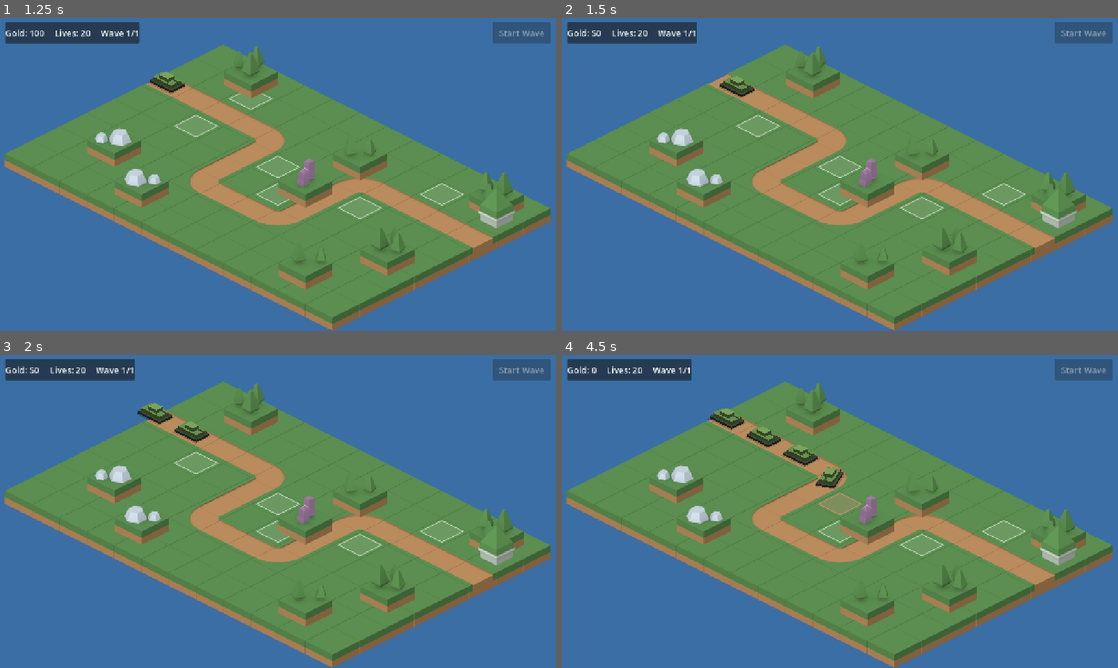
Above: before the commit, frames 1-4 (two rows, left to right).
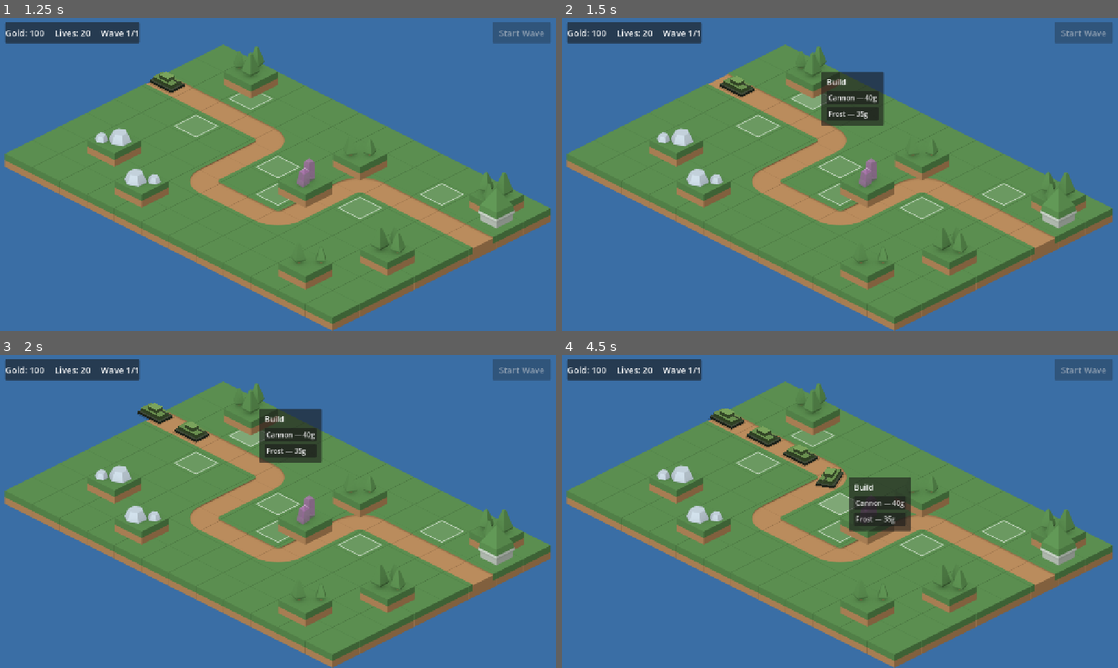
Above: after the commit, the same moments.

Repository: ldimitrov/tankbusters
Game: Godot game, scene res://scenes/main/main.tscn
Same seed, same stepped clock (60 frames per second), same inputs: the game is played once before the commit and once after it.
Inputs (mouse positions are in pixels of both pictures, inside the frame that each line leads up to):
- Up to frame 1 (1.25 s): click "Start Wave" at 0.5 s
- Up to frame 2 (1.5 s): move the mouse to (812, 99) at 1.27 s; click (812, 99) at 1.42 s
- Up to frame 3 (2 s): no input
- Up to frame 4 (4.5 s): click (851, 433) at 2 s, where only the run after the commit has a clickable "Cannon — 40g"; move the mouse to (756, 464) at 2.77 s; click (756, 464) at 2.92 s; click (795, 461) at 3.5 s, where only the run after the commit has a clickable "Cannon — 40g"; move the mouse to (840, 505) at 4.27 s; click (840, 505) at 4.42 s

Frame 1 is identical in both runs. In frame 2, 2.4% of the frame differs, in the area x 5-58%, y 1-35%; in frame 3, 2.4%; in frame 4, 2.6%, in the area x 5-63%, y 1-57%.
Error before the commit: Invalid access to property or key 'tiers' on a base object of type 'Nil'. (res://scenes/turrets/turret.gd:35)

Commit message:
feat: build/upgrade/sell menu on build spots

Diff:
--- a/scenes/main/main.gd
+++ b/scenes/main/main.gd
@@ -8,6 +8,12 @@
 const TURRET_SCENE := preload("res://scenes/turrets/turret.tscn")
 const BUILD_SPOT_SCENE := preload("res://scenes/turrets/build_spot.tscn")
 const EXPLOSION_SCENE := preload("res://scenes/fx/explosion.tscn")
+
+## The buildable turret families. Adding a third = one .tres + one line here.
+const TURRET_TYPES := {
+	"cannon": preload("res://resources/turrets/cannon.tres"),
+	"frost": preload("res://resources/turrets/frost.tres"),
+}
 
 const TILE_DIR := "res://assets/kenney/PNG/Landscape/"
 const DETAIL_DIR := "res://assets/kenney/PNG/Details/"
@@ -51,7 +57,6 @@
 ## The HQ the tanks are trying to reach, next to the road exit.
 const BASE_CELL := Vector2i(11, 1)
 
-const TURRET_COST := 50
 const WAVE_SIZE := 10
 const SPAWN_INTERVAL := 1.1
 
@@ -65,6 +70,8 @@
 var _wave_running := false
 var _game_ended := false
 var _tanks_remaining := 0
+## The spot whose menu is currently open (null when the menu is closed).
+var _menu_spot: Area2D = null
 
 
 func _ready() -> void:
@@ -76,6 +83,8 @@
 	_place_base()
 
 	hud.start_wave_pressed.connect(start_wave)
+	hud.build_menu.option_selected.connect(_on_menu_option)
+	hud.build_menu.closed.connect(_on_menu_closed)
 	GameState.lives_changed.connect(_on_lives_changed)
 
 	_handle_debug_args()
@@ -184,7 +193,7 @@
 	for cell in BUILD_CELLS:
 		var spot := BUILD_SPOT_SCENE.instantiate()
 		spot.position = Iso.cell_to_world(cell)
-		spot.build_requested.connect(_on_build_requested)
+		spot.clicked.connect(_on_spot_clicked)
 		markers.add_child(spot)
 
 
@@ -198,11 +207,74 @@
 
 ## ---------- Gameplay ----------
 
-func _on_build_requested(spot: Area2D) -> void:
-	if not GameState.spend(TURRET_COST):
+## Clicking a spot opens a context menu: build options when empty,
+## upgrade/sell when occupied. The menu is dumb; the decisions live here.
+func _on_spot_clicked(spot: Area2D) -> void:
+	_menu_spot = spot
+	var options := []
+	var title: String
+	if spot.turret == null:
+		title = "Build"
+		for id in TURRET_TYPES:
+			var data: TurretData = TURRET_TYPES[id]
+			var cost: int = data.tiers[0].cost
+			options.append({
+				"id": "build:" + id,
+				"label": "%s — %dg" % [data.display_name, cost],
+				"enabled": GameState.can_afford(cost),
+			})
+	else:
+		var turret: Turret = spot.turret
+		title = "%s (level %d)" % [turret.data.display_name, turret.tier_index + 1]
+		turret.show_range = true
+		if turret.can_upgrade():
+			options.append({
+				"id": "upgrade",
+				"label": "Upgrade — %dg" % turret.upgrade_cost(),
+				"enabled": GameState.can_afford(turret.upgrade_cost()),
+			})
+		else:
+			options.append({"id": "upgrade", "label": "Max level", "enabled": false})
+		options.append({
+			"id": "sell",
+			"label": "Sell — +%dg" % turret.sell_value(),
+			"enabled": true,
+		})
+	# The spot lives in the scaled world; the menu lives on the screen.
+	# This transform converts between the two spaces.
+	var screen_pos := spot.get_global_transform_with_canvas().origin
+	hud.build_menu.open(screen_pos, title, options)
+
+
+func _on_menu_option(id: String) -> void:
+	var spot := _menu_spot
+	if spot == null:
+		return
+	if id.begins_with("build:"):
+		_build_turret(spot, id.trim_prefix("build:"))
+	elif id == "upgrade" and spot.turret != null:
+		if GameState.spend(spot.turret.upgrade_cost()):
+			spot.turret.upgrade()
+	elif id == "sell" and spot.turret != null:
+		GameState.earn(spot.turret.sell_value())
+		spot.turret.queue_free()
+		spot.turret = null
+		spot.queue_redraw()
+
+
+func _on_menu_closed() -> void:
+	if _menu_spot != null and _menu_spot.turret != null:
+		_menu_spot.turret.show_range = false
+	_menu_spot = null
+
+
+func _build_turret(spot: Area2D, type_id: String) -> void:
+	var data: TurretData = TURRET_TYPES[type_id]
+	if not GameState.spend(data.tiers[0].cost):
 		spot.flash_denied()
 		return
 	var turret := TURRET_SCENE.instantiate()
+	turret.data = data
 	turret.position = spot.position  # Markers and Objects share the same origin
 	objects.add_child(turret)
 	spot.turret = turret
@@ -267,9 +339,18 @@
 func _handle_debug_args() -> void:
 	var args := OS.get_cmdline_user_args()
 	if "--autobuild" in args:
-		GameState.earn(TURRET_COST * markers.get_child_count())
-		for spot in markers.get_children():
-			_on_build_requested(spot)
+		GameState.earn(2000)
+		var type_ids := TURRET_TYPES.keys()
+		var spots := markers.get_children()
+		for i in spots.size():
+			_build_turret(spots[i], type_ids[i % type_ids.size()])
+		# Exercise the upgrade and sell paths too.
+		spots[0].turret.upgrade()
+		spots[0].turret.upgrade()
+		spots[1].turret.upgrade()
+		GameState.earn(spots[5].turret.sell_value())
+		spots[5].turret.queue_free()
+		spots[5].turret = null
 	if "--autostart" in args:
 		start_wave()
 	for arg in args:
--- a/scenes/turrets/build_spot.gd
+++ b/scenes/turrets/build_spot.gd
@@ -3,12 +3,12 @@
 ## interactive region": its CollisionPolygon2D (a diamond matching the tile
 ## top) gives us mouse_entered / mouse_exited / input_event signals for free.
 ##
-## Note it does NOT build the turret itself — it just asks. Main decides,
-## because Main owns the money check and the scene layers. Keeping nodes
-## ignorant of their surroundings ("signal up, call down") is the core Godot
-## architecture habit.
+## Note it does NOT build/upgrade/sell anything itself — it just reports the
+## click. Main decides, because Main owns the money and the scene layers.
+## Keeping nodes ignorant of their surroundings ("signal up, call down") is
+## the core Godot architecture habit.
 
-signal build_requested(spot: Area2D)
+signal clicked(spot: Area2D)
 
 var turret: Turret = null
 var _hovered := false
@@ -30,9 +30,8 @@
 func _input_event(_viewport: Viewport, event: InputEvent, _shape_idx: int) -> void:
 	if event is InputEventMouseButton \
 			and event.button_index == MOUSE_BUTTON_LEFT \
-			and event.pressed \
-			and turret == null:
-		build_requested.emit(self)
+			and event.pressed:
+		clicked.emit(self)
 
 
 ## Brief red flash when the player can't afford the turret.
--- /dev/null
+++ b/scenes/ui/build_menu.gd
@@ -0,0 +1,52 @@
+extends Control
+## Popup menu shown when a build spot is clicked. Deliberately dumb: it gets
+## a list of {id, label, enabled} options, shows buttons, and reports which
+## id was picked. What the options MEAN is Main's business.
+##
+## The root Control covers the whole screen while open — it catches the
+## "clicked elsewhere" case (closing the menu) and blocks clicks from
+## reaching build spots underneath.
+
+signal option_selected(id: String)
+signal closed
+
+@onready var panel: PanelContainer = %Panel
+@onready var title_label: Label = %Title
+@onready var options_box: VBoxContainer = %OptionsBox
+
+
+func open(screen_pos: Vector2, title: String, options: Array) -> void:
+	title_label.text = title
+	# Rebuild the option buttons from scratch each time.
+	for child in options_box.get_children():
+		child.queue_free()
+	for option in options:
+		var button := Button.new()
+		button.text = option.label
+		button.disabled = not option.enabled
+		button.alignment = HORIZONTAL_ALIGNMENT_LEFT
+		button.pressed.connect(_on_option_pressed.bind(option.id))
+		options_box.add_child(button)
+
+	visible = true
+	# Wait one frame so the panel recomputes its size before we position it.
+	await get_tree().process_frame
+	var pos := screen_pos + Vector2(20, -panel.size.y / 2.0)
+	var limit := get_viewport_rect().size - panel.size - Vector2(8, 8)
+	panel.position = pos.clamp(Vector2(8, 8), limit)
+
+
+func close() -> void:
+	if visible:
+		visible = false
+		closed.emit()
+
+
+func _on_option_pressed(id: String) -> void:
+	close()
+	option_selected.emit(id)
+
+
+func _gui_input(event: InputEvent) -> void:
+	if event is InputEventMouseButton and event.pressed:
+		close()
--- a/scenes/ui/hud.gd
+++ b/scenes/ui/hud.gd
@@ -8,6 +8,7 @@
 
 ## %Name reaches any node marked "unique in scene" regardless of where it
 ## sits in the hierarchy — no brittle $Path/To/Node chains.
+@onready var build_menu: Control = %BuildMenu
 @onready var money_label: Label = %MoneyLabel
 @onready var lives_label: Label = %LivesLabel
 @onready var wave_label: Label = %WaveLabel
--- a/scenes/ui/hud.tscn
+++ b/scenes/ui/hud.tscn
@@ -1,6 +1,7 @@
-[gd_scene load_steps=2 format=3]
+[gd_scene load_steps=3 format=3]
 
 [ext_resource type="Script" path="res://scenes/ui/hud.gd" id="1"]
+[ext_resource type="Script" path="res://scenes/ui/build_menu.gd" id="2"]
 
 [node name="HUD" type="CanvasLayer"]
 process_mode = 3
@@ -53,6 +54,42 @@
 layout_mode = 2
 theme_override_font_sizes/font_size = 20
 text = "  Start Wave  "
+
+[node name="BuildMenu" type="Control" parent="."]
+unique_name_in_owner = true
+visible = false
+anchors_preset = 15
+anchor_right = 1.0
+anchor_bottom = 1.0
+grow_horizontal = 2
+grow_vertical = 2
+script = ExtResource("2")
+
+[node name="Panel" type="PanelContainer" parent="BuildMenu"]
+unique_name_in_owner = true
+layout_mode = 1
+
+[node name="Margin" type="MarginContainer" parent="BuildMenu/Panel"]
+layout_mode = 2
+theme_override_constants/margin_left = 12
+theme_override_constants/margin_top = 10
+theme_override_constants/margin_right = 12
+theme_override_constants/margin_bottom = 12
+
+[node name="VBox" type="VBoxContainer" parent="BuildMenu/Panel/Margin"]
+layout_mode = 2
+theme_override_constants/separation = 8
+
+[node name="Title" type="Label" parent="BuildMenu/Panel/Margin/VBox"]
+unique_name_in_owner = true
+layout_mode = 2
+theme_override_font_sizes/font_size = 18
+text = "Build"
+
+[node name="OptionsBox" type="VBoxContainer" parent="BuildMenu/Panel/Margin/VBox"]
+unique_name_in_owner = true
+layout_mode = 2
+theme_override_constants/separation = 6
 
 [node name="EndOverlay" type="Control" parent="."]
 unique_name_in_owner = true
Not shown, added: scenes/ui/build_menu.gd.uid
